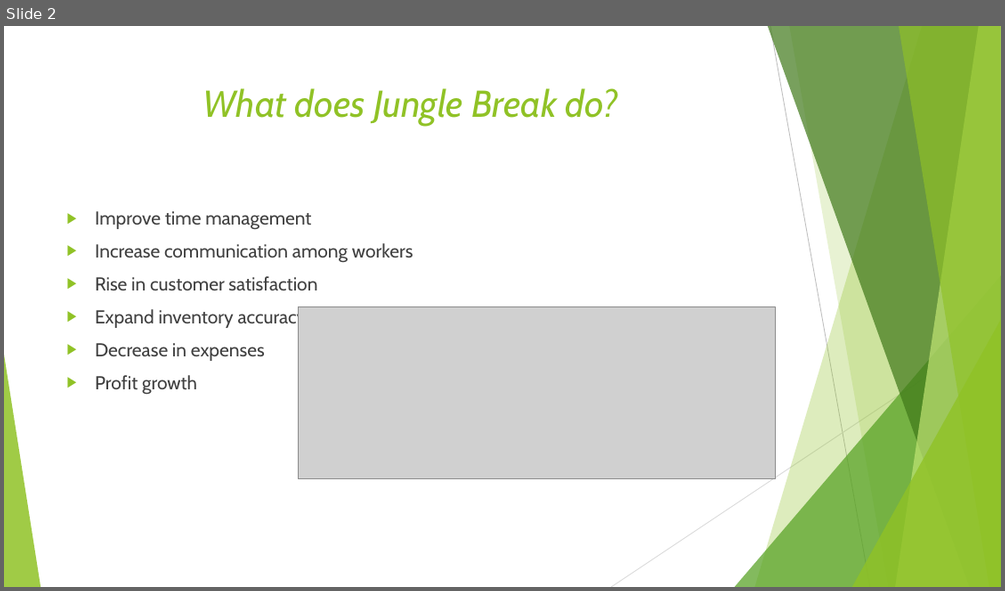
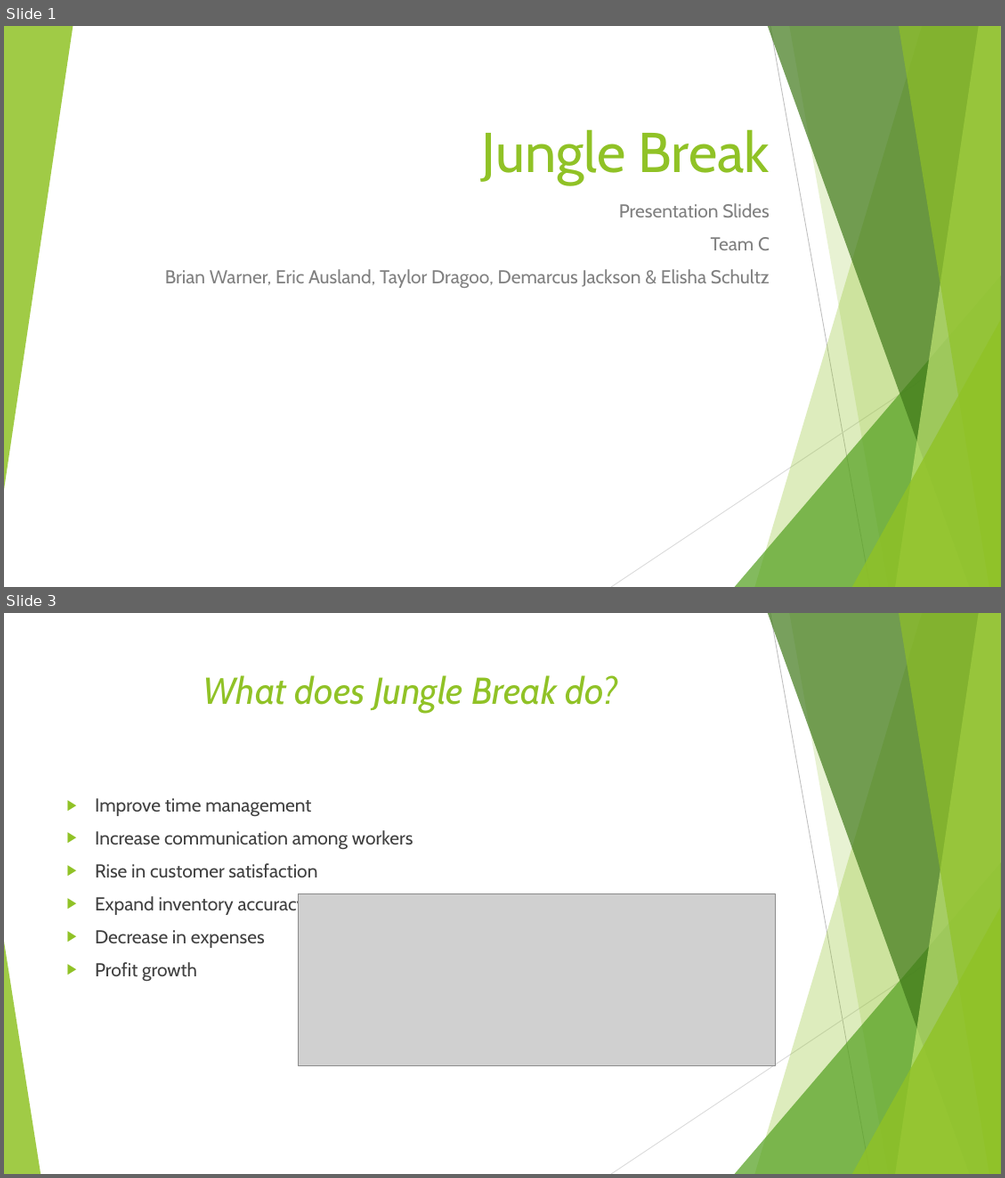
Before and after one commit to CSCI441-Group/project-demo-01, a slide deck: Presentation_Slides.pptx. Shown one above the other, each under a label of ours: slide 2 before the commit, slides 1 and 3 after it; the slides between them are not shown. The pictures are 1005x591 and 1005x1178 pixels, drawn with LibreOffice and Linux fonts; fonts in the diff are those of the drawing; grey boxes stand for pictures. Boxes give left, top, right and bottom in pixels: in the first picture for what was removed or moved away, otherwise in the second. Text is boxed around its words. In the diff, an @@ line names an element or a change of style, - is before the commit and + after.

```diff
--- a/Presentation_Slides.pptx
+++ b/Presentation_Slides.pptx
@@ slide 1 added at (4,26,1001,587), background #FFFFFF; not listed: 9 template elements that a slide beside it also shows @@
@@ triangle added at (4,26,73,490), fill #90C226 at 85% opacity @@
@@ title added at (482,129,769,185), 54 pt, text #90C226 @@
+Jungle Break
@@ subtitle added at (165,203,769,288), 18 pt, text #808080 @@
+Presentation Slides
+Team C
+Brian Warner, Eric Ausland, Taylor Dragoo, Demarcus Jackson & Elisha Schultz
@@ what was slide 2 is now slide 3 @@
```
Also in this commit, not shown: 1 slide changed, 4 other files.
